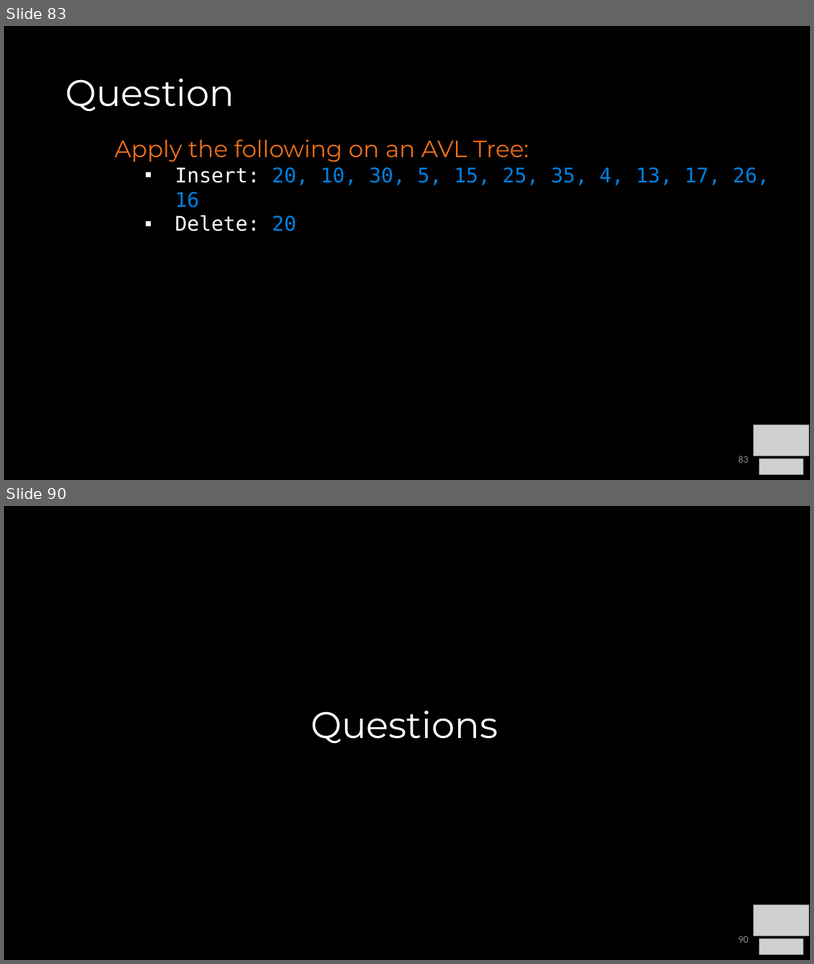
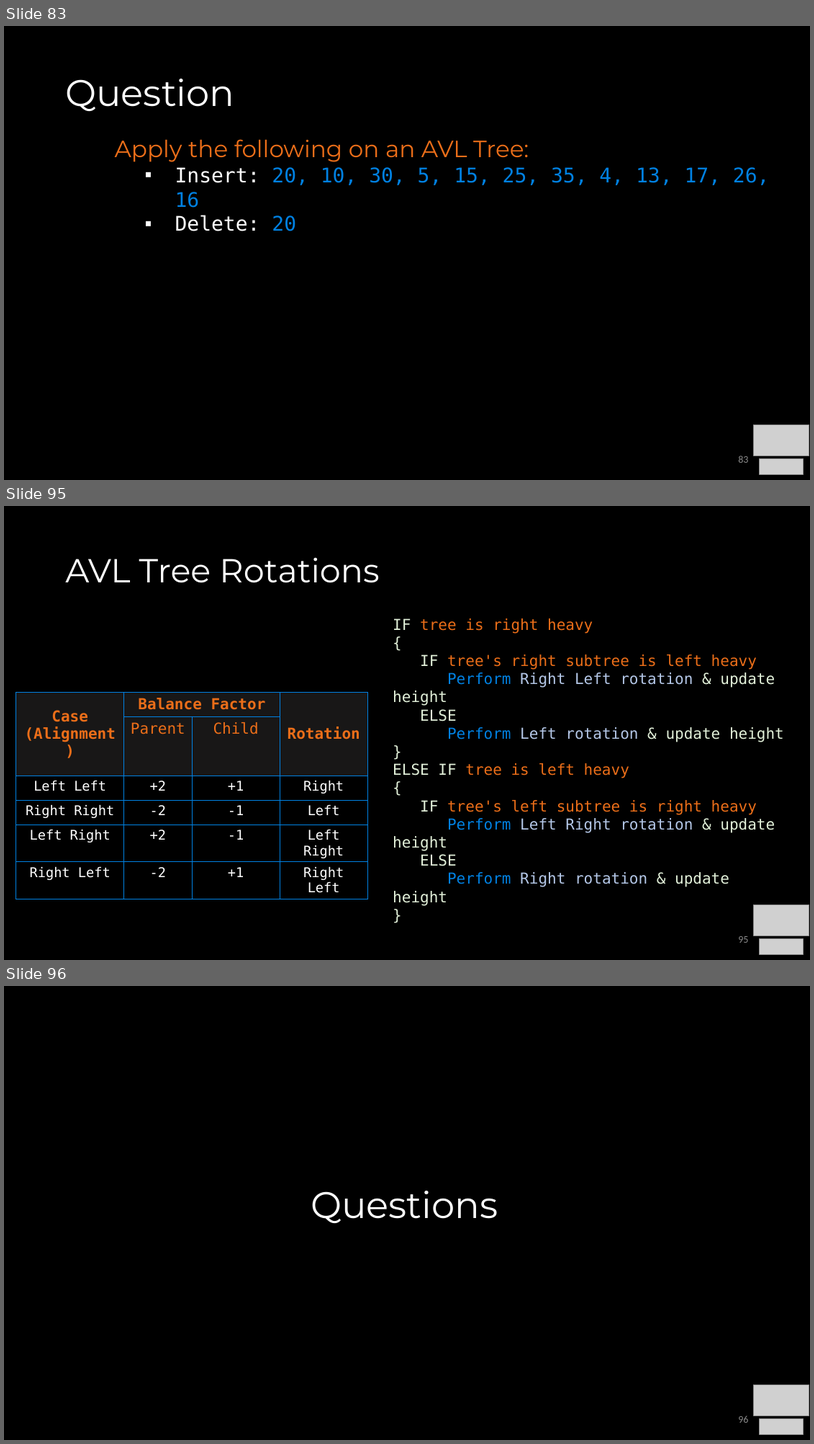
Before and after one commit to COP3530/Instructional-Content, a slide deck: Slides/Slides-PPT/4 - Balanced Trees.pptx. Shown one above the other, each under a label of ours: slides 83 and 90 before the commit, slides 83, 95 and 96 after it; the slides between them are not shown. The pictures are 814x964 and 814x1444 pixels, drawn with LibreOffice and Linux fonts; fonts in the diff are those of the drawing; grey boxes stand for pictures. Boxes give left, top, right and bottom in pixels: in the first picture for what was removed or moved away, otherwise in the second. Text is boxed around its words. In the diff, an @@ line names an element or a change of style, - is before the commit and + after.

```diff
--- a/Slides/Slides-PPT/4 - Balanced Trees.pptx
+++ b/Slides/Slides-PPT/4 - Balanced Trees.pptx
@@ slide 95 added at [4,506,810,960], background #000000 @@
@@ title added at [65,557,379,583], 39.6 pt, text #FFFFFF @@
+AVL Tree Rotations
@@ text added at [393,618,784,906], 18 pt, text #EB6E19 @@
+IF tree is right heavy
+{
+IF tree's right subtree is left heavy
+Perform Right Left rotation & update height
+ELSE
+Perform Left rotation & update height
+}
+ELSE IF tree is left heavy
+{
+IF tree's left subtree is right heavy
+Perform Left Right rotation & update height
+ELSE
+Perform Right rotation & update height
+}
@@ table added at [16,692,367,896], 6 rows, 4 columns @@
+Case (Alignment) | Balance Factor |  | Rotation
+ | Parent | Child | 
+Left Left | +2 | +1 | Right
+Right Right | -2 | -1 | Left
+Left Right | +2 | -1 | Left Right
+Right Left | -2 | +1 | Right Left
@@ picture added at [754,905,810,936] @@
@@ page number added at [738,936,748,942], 12 pt, text #8C8C8C @@
+95
@@ picture added at [759,939,804,955] @@
@@ what was slide 90 is now slide 96 @@
@@ page number at [738,1415,748,1422]: text changed @@
-90
+96
```
Also in this commit, not shown: 2 slides changed, 5 other slides added, 1 other file.
